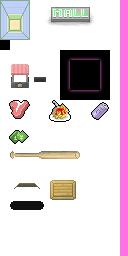
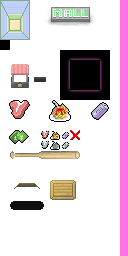
The second 128×256 image is a revision of the first. Changes to its layers:
added layer "head #4" above "Pasted Layer #7" over [70, 130, 80, 140]
added layer "Pasted Layer #7" above "Pasted Layer #6" over [41, 131, 69, 150]
